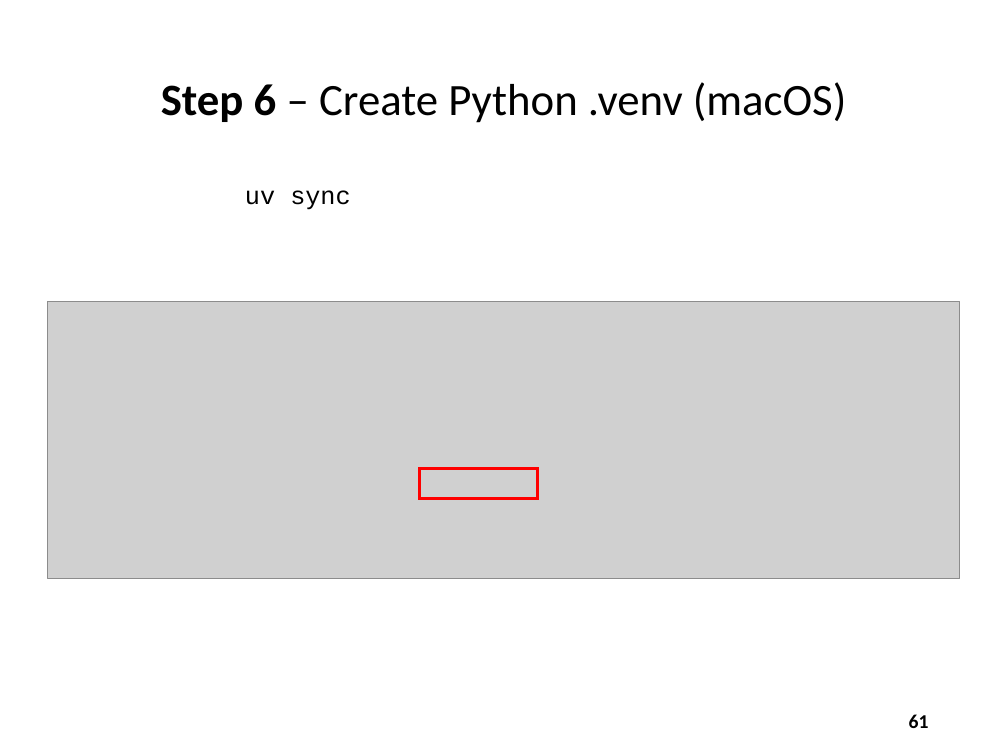
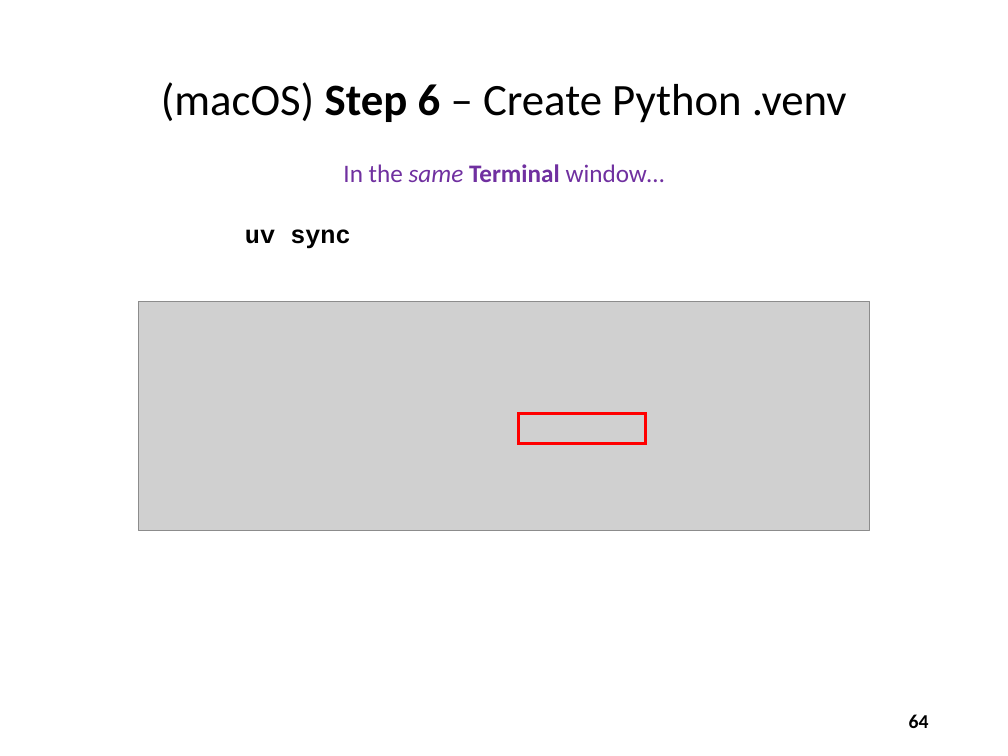
Before and after one commit to dbiersach/scicomp101, a slide deck: slide 64 of Session 01 - Introducing Scientific Computing/Session 01 - Introducing Scientific Computing.pptx (slide 61 before the commit). Drawn at 1008x756 pixels with LibreOffice and Linux fonts; fonts in the diff are those of the drawing; grey boxes stand for pictures. Boxes give left, top, right and bottom in pixels: in the first picture for what was removed or moved away, otherwise in the second. Text is boxed around its words. In the diff, an @@ line names an element or a change of style, - is before the commit and + after.

```diff
--- a/Session 01 - Introducing Scientific Computing/Session 01 - Introducing Scientific Computing.pptx
+++ b/Session 01 - Introducing Scientific Computing/Session 01 - Introducing Scientific Computing.pptx
@@ title at box(161, 82, 847, 123): text changed @@
-Step 6 – Create Python .venv (macOS)
+(macOS) Step 6 – Create Python .venv
@@ text added at box(343, 164, 665, 182), 18 pt, text #7030A0 @@
+In the same Terminal window…
@@ text "uv sync": place and size @@
-text "uv sync" at box(245, 190, 350, 210)
+text "uv sync" at box(245, 229, 350, 249)
@@ text "uv sync" at box(245, 229, 350, 249): bold on @@
@@ picture: place and size @@
-picture at box(48, 301, 961, 580)
+picture at box(138, 301, 870, 531)
@@ rectangle: place and size @@
-rectangle at box(419, 469, 537, 499)
+rectangle at box(518, 413, 645, 444)
@@ page number at box(909, 714, 929, 728): text changed @@
-61
+64
```
Also in this commit, not shown: 14 other slides changed, 2 slides added.
